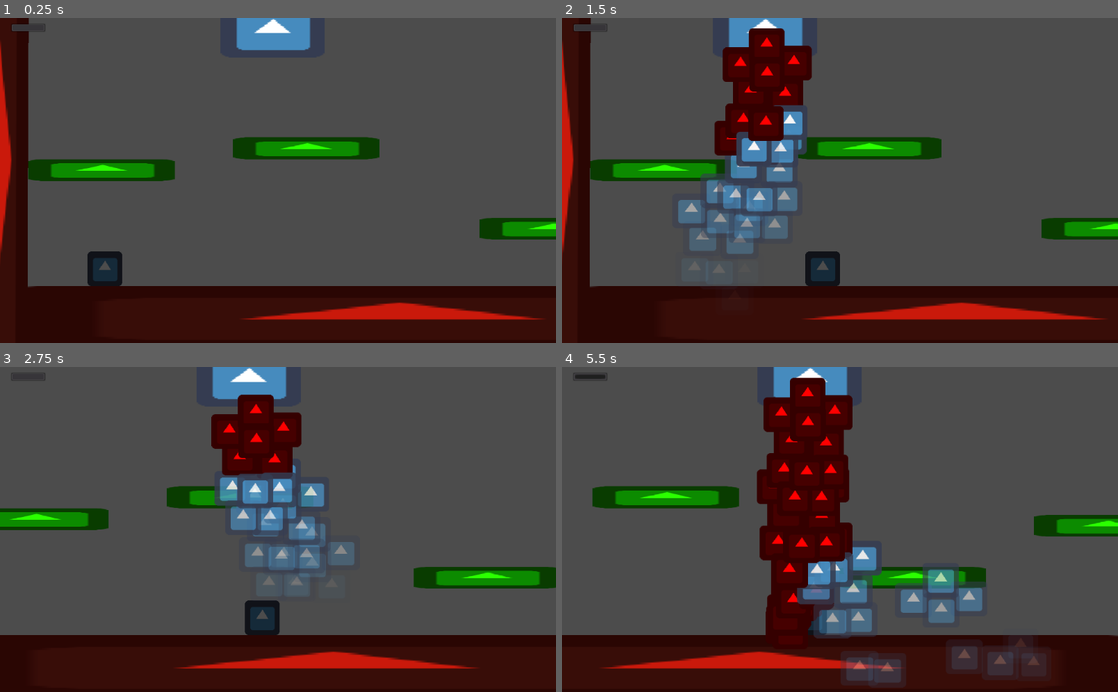
Above: before the commit, frames 1-4 (two rows, left to right).
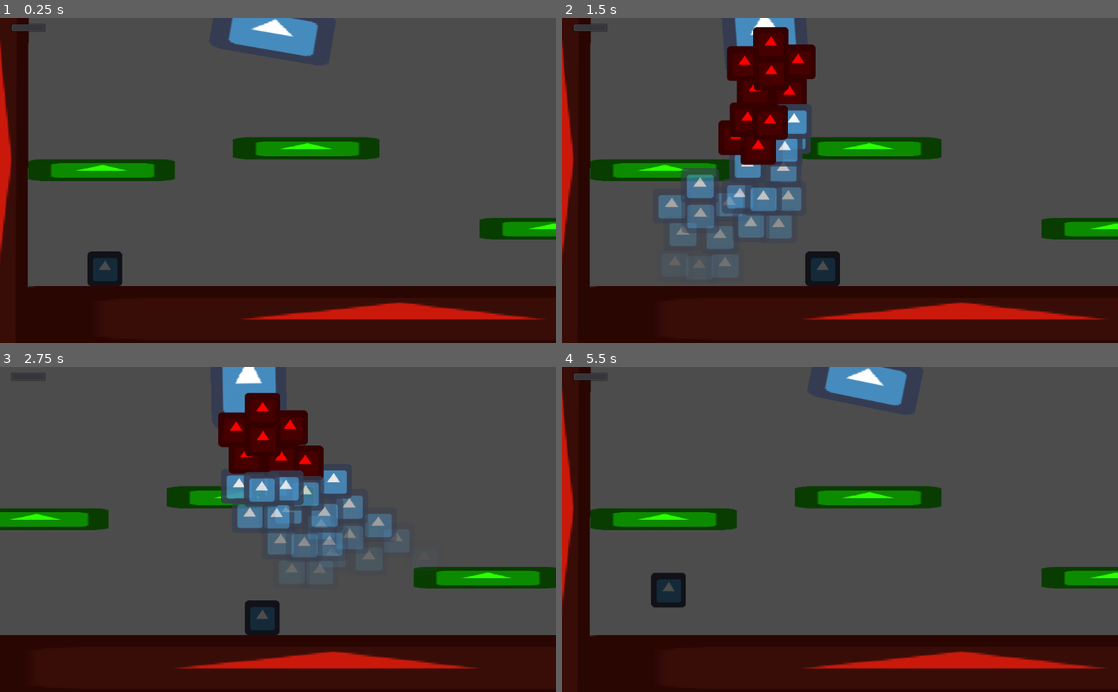
Above: after the commit, the same moments.

Repository: uspgamedev/welcome-to-your-mind
Game: Godot game, scene res://Stages/Depression/DepressionPuzzle1.tscn
Same seed, same stepped clock (60 frames per second), same inputs: the game is played once before the commit and once after it. The engine's default icon, where the game draws it, is replaced by a stand-in: a white triangle on a blue panel in a dark square.
Inputs:
- Up to frame 1 (0.25 s): no input
- Up to frame 2 (1.5 s): hold Right (ui_right) from 0.53 s (still down); tap Up (ui_up) at 0.77 s
- Up to frame 3 (2.75 s): tap Up (ui_up) at 1.52 s; release Right (ui_right) at 2.03 s; hold Left (ui_left) from 2.03 s (still down)
- Up to frame 4 (5.5 s): release Left (ui_left) at 2.78 s; hold Right (ui_right) 2.78-4.28 s; tap Up (ui_up) at 3.02, 3.77, 4.52 s; hold Left (ui_left) 4.28-5.03 s; hold Right (ui_right) from 5.03 s (still down)

The runs differ from the first frame. In frame 1, 0.5% of the frame differs, in the area x 41-58%, y 0-12%; in frame 2, 5.3%; in frame 3, 7.0%; in frame 4, 32%, in the area x 0-100%, y 0-99%.

Commit message:
Added Octopus animations and rotation

Diff:
--- a/Stages/Depression/Enemies/Octopus.gd
+++ b/Stages/Depression/Enemies/Octopus.gd
@@ -6,9 +6,12 @@
 const SPEED_MULTIPLIER = 1
 const ATK_OFFSET = 40
 const ATK_SPEED = 700
+const ANGLE_MULTIPLIER = 1.6
 
 onready var Target = get_parent().get_node("Player")
 onready var initialy = get_global_position().y
+
+var angle = 0
 
 func _physics_process(delta):
 	follow(Target, delta)
@@ -21,19 +24,21 @@
 	var speed = abs(dist.x) * SPEED_MULTIPLIER
 	var velocity = direction * speed * delta
 	set_position(get_position() + velocity)
+	angle = (get_global_position() + Vector2(0, ATK_OFFSET)).angle_to_point(Target.get_global_position())
+	$Sprite.set_rotation_degrees(cos(angle) * 10 * ANGLE_MULTIPLIER)
 
 func start_attacking(Target):
 	$AttackDuration.start()
+	$AnimationPlayer.play("Attacking")
 	attack(Target)
 
 func attack(Target):
 	$AttackInterval.start()
 
-	var dir = (get_global_position() + Vector2(0, ATK_OFFSET)).angle_to_point(Target.get_global_position())
-	var angle = Vector2(-cos(dir), -sin(dir))
+	var vec_angle = Vector2(-cos(angle) * ANGLE_MULTIPLIER, -sin(angle))
 	var pos = get_position() + Vector2(0, ATK_OFFSET)
 	var TrigWv = TriggerWave.instance()
-	TrigWv.DIRECTION = angle
+	TrigWv.DIRECTION = vec_angle
 	TrigWv.SPEED = ATK_SPEED
 	TrigWv.set_position(pos)
 	get_parent().add_child(TrigWv)
@@ -47,3 +52,4 @@
 
 func _on_AttackDuration_timeout():
 	$AttackCooldown.start()
+	$AnimationPlayer.play("Charging")
--- a/Stages/Depression/Enemies/Octopus.tscn
+++ b/Stages/Depression/Enemies/Octopus.tscn
@@ -1,8 +1,46 @@
-[gd_scene load_steps=4 format=2]
+[gd_scene load_steps=6 format=2]
 
 [ext_resource path="res://Stages/Depression/Enemies/Octopus.gd" type="Script" id=1]
 [ext_resource path="res://Stages/Depression/Enemies/TriggerWave.tscn" type="PackedScene" id=2]
 [ext_resource path="res://icon.png" type="Texture" id=3]
+
+[sub_resource type="Animation" id=1]
+
+resource_name = "Attacking"
+length = 0.4
+loop = true
+step = 0.1
+tracks/0/type = "value"
+tracks/0/path = NodePath("Sprite:scale")
+tracks/0/interp = 1
+tracks/0/loop_wrap = true
+tracks/0/imported = false
+tracks/0/enabled = true
+tracks/0/keys = {
+"times": PoolRealArray( 0, 0.2 ),
+"transitions": PoolRealArray( 1, 1 ),
+"update": 0,
+"values": [ Vector2( 3, 1.5 ), Vector2( 2, 3 ) ]
+}
+
+[sub_resource type="Animation" id=2]
+
+resource_name = "Charging"
+length = 1.0
+loop = true
+step = 0.1
+tracks/0/type = "value"
+tracks/0/path = NodePath("Sprite:scale")
+tracks/0/interp = 1
+tracks/0/loop_wrap = true
+tracks/0/imported = false
+tracks/0/enabled = true
+tracks/0/keys = {
+"times": PoolRealArray( 0, 0.5 ),
+"transitions": PoolRealArray( 1, 1 ),
+"update": 0,
+"values": [ Vector2( 3, 1.5 ), Vector2( 4, 1.5 ) ]
+}
 
 [node name="Octopus" type="Node2D" index="0"]
 
@@ -13,7 +51,7 @@
 
 [node name="Sprite" type="Sprite" parent="." index="0"]
 
-scale = Vector2( 3, 1.5 )
+scale = Vector2( 3.15765, 1.5 )
 texture = ExtResource( 3 )
 _sections_unfolded = [ "Transform" ]
 
@@ -38,6 +76,17 @@
 one_shot = true
 autostart = false
 
+[node name="AnimationPlayer" type="AnimationPlayer" parent="." index="4"]
+
+root_node = NodePath("..")
+autoplay = "Charging"
+playback_process_mode = 1
+playback_default_blend_time = 0.0
+playback_speed = 1.0
+anims/Attacking = SubResource( 1 )
+anims/Charging = SubResource( 2 )
+blend_times = [  ]
+
 [connection signal="timeout" from="AttackInterval" to="." method="_on_AttackInterval_timeout"]
 
 [connection signal="timeout" from="AttackCooldown" to="." method="_on_AttackCooldown_timeout"]
